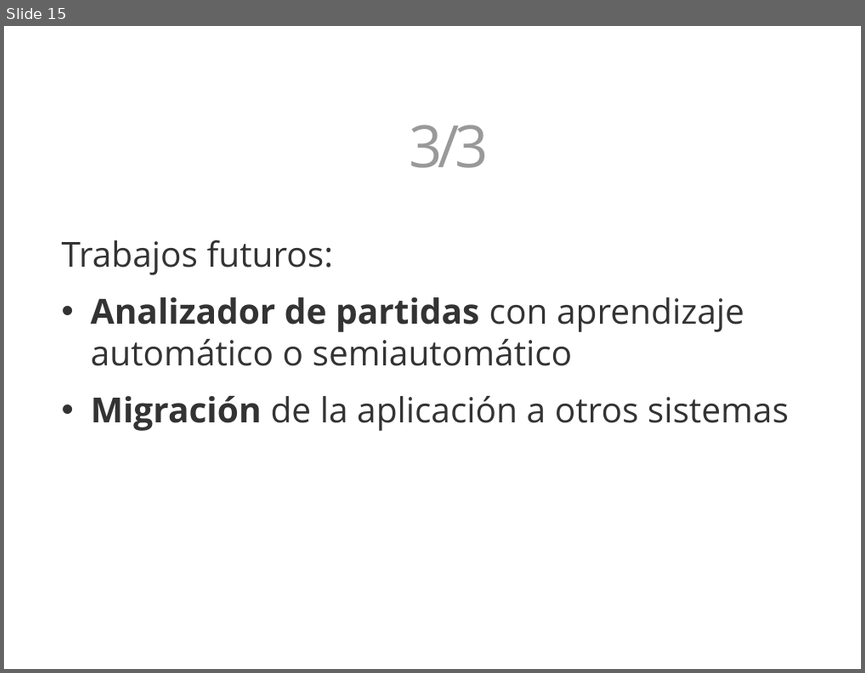
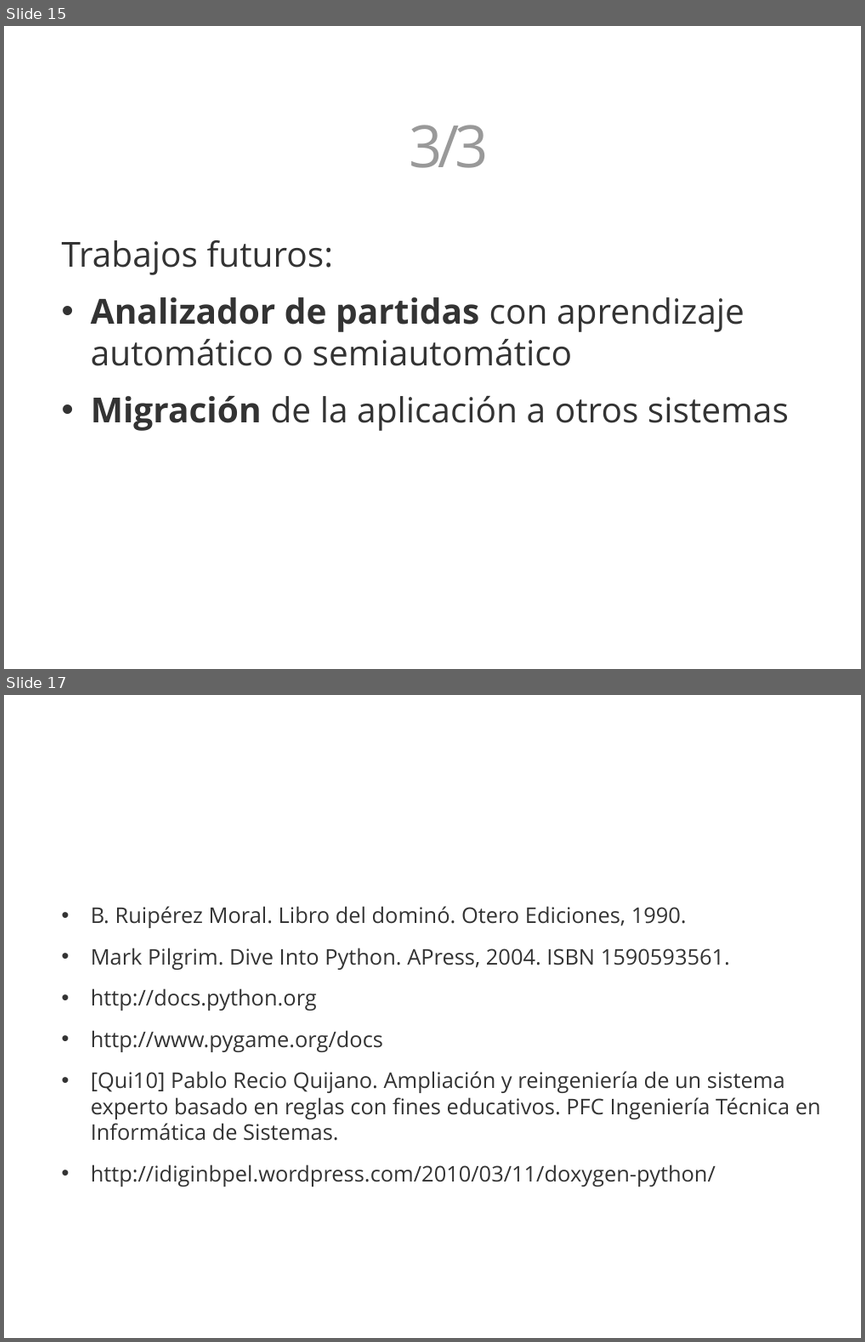
Before and after one commit to 3oheme/dominous, a slide deck: docs/presentacion/presentacion.odp. Shown one above the other, each under a label of ours: slide 15 before the commit, slides 15 and 17 after it; the slides between them are not shown. The pictures are 865x673 and 865x1342 pixels, drawn with LibreOffice and Linux fonts; fonts in the diff are those of the drawing; background and template pictures are left out. Boxes give left, top, right and bottom in pixels: in the first picture for what was removed or moved away, otherwise in the second. Text is boxed around its words. In the diff, an @@ line names an element or a change of style, - is before the commit and + after.

```diff
--- a/docs/presentacion/presentacion.odp
+++ b/docs/presentacion/presentacion.odp
@@ slide 17 added at (x1=4, y1=695, x2=861, y2=1338), background picture (left out) @@
@@ text added at (x1=55, y1=789, x2=815, y2=879), 54 pt, text #FFFFFF, bold @@
+Bibliografía
@@ text added at (x1=91, y1=906, x2=821, y2=1186), 20 pt, text #333333 @@
+• B. Ruipérez Moral. Libro del dominó. Otero Ediciones, 1990.
+• Mark Pilgrim. Dive Into Python. APress, 2004. ISBN 1590593561.
+• http://docs.python.org
+• http://www.pygame.org/docs
+• [Qui10] Pablo Recio Quijano. Ampliación y reingeniería de un sistema experto basado en reglas con fines educativos. PFC Ingeniería Técnica en Informática de Sistemas.
+• http://idiginbpel.wordpress.com/2010/03/11/doxygen-python/
```
Also in this commit, not shown: 1 slide changed, 1 other slide added.
